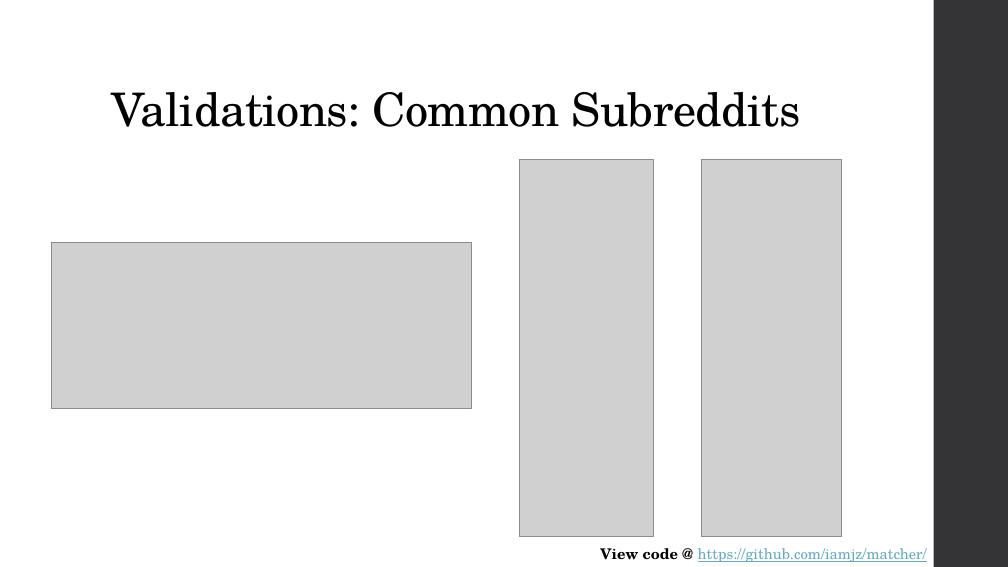
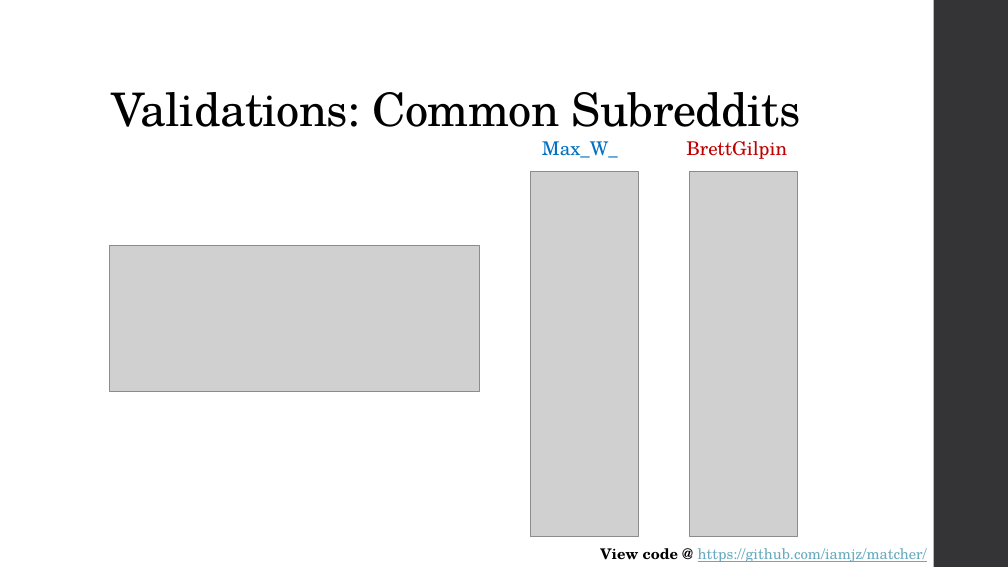
Before and after one commit to iamjz/Network-Recommendation-Engine, a slide deck: slide 11 of NetworkRecommendationEngine_Capstone_LZHAO.pptx. Drawn at 1008x567 pixels with LibreOffice and Linux fonts; fonts in the diff are those of the drawing; grey boxes stand for pictures. Boxes give left, top, right and bottom in pixels: in the first picture for what was removed or moved away, otherwise in the second. Text is boxed around its words. In the diff, an @@ line names an element or a change of style, - is before the commit and + after.

```diff
--- a/NetworkRecommendationEngine_Capstone_LZHAO.pptx
+++ b/NetworkRecommendationEngine_Capstone_LZHAO.pptx
@@ text added at (542, 141, 618, 158), 18 pt, text #0070C0 @@
+Max_W_
@@ text added at (686, 141, 787, 159), 18 pt, text #C00000 @@
+BrettGilpin
@@ picture: place and size @@
-picture at (520, 160, 654, 537)
+picture at (530, 172, 639, 537)
@@ picture: place and size @@
-picture at (702, 159, 842, 537)
+picture at (690, 172, 797, 537)
@@ picture: place and size @@
-picture at (51, 242, 472, 408)
+picture at (110, 245, 479, 391)
```
Also in this commit, not shown: 6 other slides changed, 1 slide added, 1 slide removed, 2 other files.
